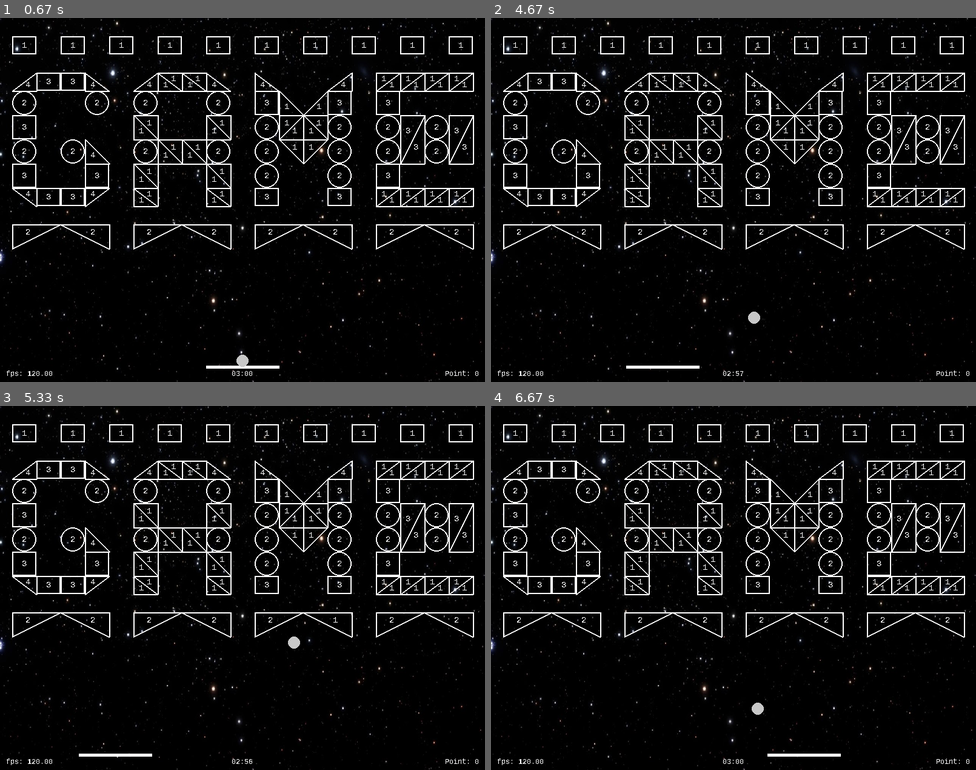
Above: before the commit, frames 1-4 (two rows, left to right).
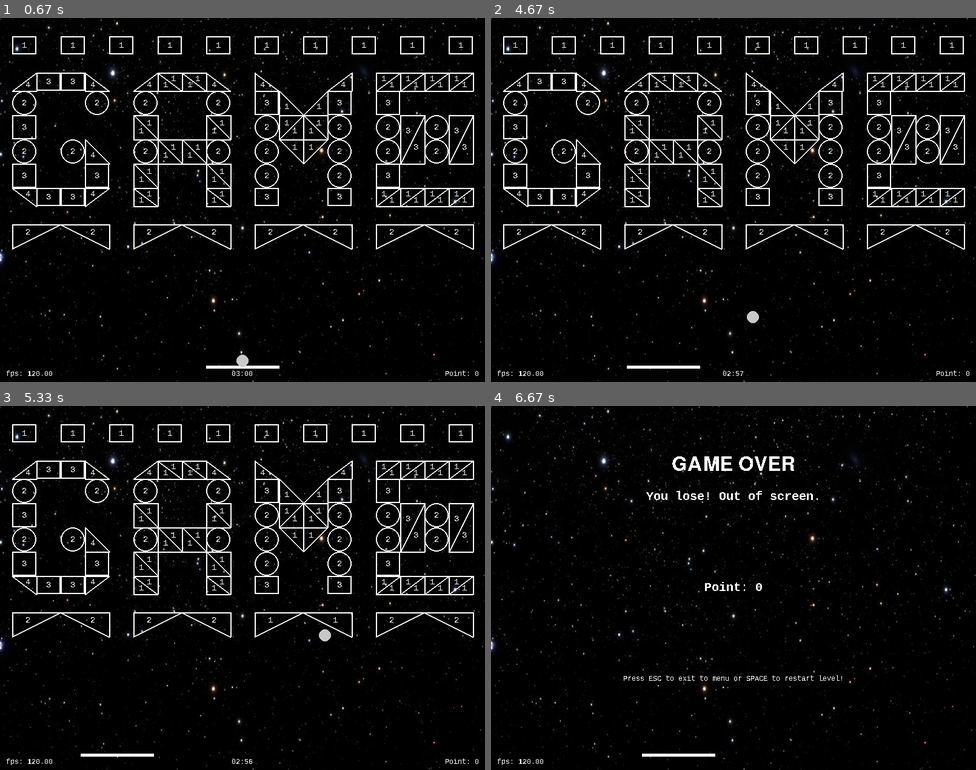
Above: after the commit, the same moments.

Repository: thanhson208s/brick-breaker-pygame
Game: pygame game, started from main.py
Same seed, same stepped clock (60 frames per second), same inputs: the game is played once before the commit and once after it.
Inputs:
- Up to frame 1 (0.67 s): tap Space at 0.33 s
- Up to frame 2 (4.67 s): tap Space at 0.67, 1.07, 1.37, 1.63, 1.93, 2.07, 2.37, 2.73, 3.03, 3.23, 3.53, 3.73, 4.03, 4.23, 4.53 s; hold Left 1-1.53 s; hold Left 1.57-1.97 s; hold Right 2-2.63 s; hold Left 2.67-3.13 s; hold Right 3.17-3.63 s; hold Right 3.67-4.13 s; hold Left from 4.17 s (still down)
- Up to frame 3 (5.33 s): release Left at 4.7 s; hold Left 4.73-5.13 s; tap Space at 4.8, 5.1, 5.23 s; hold Right from 5.17 s (still down)
- Up to frame 4 (6.67 s): tap Space at 5.53, 5.9, 6.2, 6.4 s; release Right at 5.8 s; hold Left 5.83-6.3 s; hold Right from 6.33 s (still down)

Frame 1 is identical in both runs. In frame 2, less than 0.1% of the frame differs, in the area x 27-56%, y 80-97%; in frame 3, 0.1%; in frame 4, 6.4%, in the area x 2-99%, y 5-99%.

Commit message:
update timer, more accurate physics, add game over desc

Diff:
--- a/main.py
+++ b/main.py
@@ -25,6 +25,7 @@
 # === Init all global data === #
 running = True
 curScene = constants.MENU_SCENE
+timer = 0
 # === Init all global data === #
 
 def showFps():
@@ -33,9 +34,12 @@
     screen.blit(label_fps, (10, config.HEIGHT - 20))
 
 def switchScene(scene):
-    global curScene
+    global curScene, timer
     curScene = scene
     soundManager.playSceneTransitionEffect()
+
+    if curScene == constants.GAME_SCENE:
+        timer = 0
 
 # === Menu Scene === #
 def drawMenuButton(text, p):
@@ -139,18 +143,30 @@
     label_time = fps_font.render((("" if m >= 10 else "0") + str(m)) + ":" + (("" if s >= 10 else "0") + str(s)), False, constants.WHITE)
     screen.blit(label_time, (config.WIDTH/2 - label_time.get_width()/2, config.HEIGHT - 20))
 
-def drawGameOver(point):
+def drawGameOver(point, state, isOutOfTime, isOutOfScreen):
     label_game_over = title_font.render('GAME OVER', False, constants.WHITE)
     screen.blit(label_game_over, (config.WIDTH/2 - label_game_over.get_width()/2, config.TITLE_Y))
 
     label_point = button_font.render("Point: " + str(point), False, constants.WHITE)
     screen.blit(label_point, (config.WIDTH/2 - label_point.get_width()/2, config.HEIGHT/2 - label_point.get_height()/2))
 
+    desc = ""
+    if state == GameManager.WIN:
+        desc = "You win!"
+    else:
+        desc = "You lose!"
+        if isOutOfTime:
+            desc += " Out of time."
+        if isOutOfScreen:
+            desc += " Out of screen."
+    label_desc = button_font.render(desc, False, constants.WHITE)
+    screen.blit(label_desc, (config.WIDTH/2 - label_desc.get_width()/2, config.HEIGHT * 1/4 - label_desc.get_height()/2))
+
     label_note = fps_font.render("Press ESC to exit to menu or SPACE to restart level!", False, constants.WHITE)
     screen.blit(label_note, (config.WIDTH/2 - label_note.get_width()/2, config.HEIGHT*3/4 - label_note.get_height()/2))
 
 def processGameScene():
-    global running, curScene
+    global running, curScene, timer
 
     # 1.hanle events
     for event in pygame.event.get():
@@ -171,7 +187,10 @@
                 gameManager.pauseGame()
 
     # 2. process data
-    gameManager.update(clock.get_time())
+    timer += clock.get_time()
+    while timer >= config.FRAME_TIME:
+        gameManager.update(config.FRAME_TIME)
+        timer -= config.FRAME_TIME
 
     # 3. update GUI
     if gameManager.state in [GameManager.READY, GameManager.RUN, GameManager.PAUSE]:
@@ -183,7 +202,7 @@
     elif gameManager.state == GameManager.WIN or gameManager.state == GameManager.LOSE:
         drawBar(gameManager.bar)
         drawBall(gameManager.ball)
-        drawGameOver(gameManager.point)
+        drawGameOver(gameManager.point, gameManager.state, gameManager.isOutOfTime(), gameManager.isOutOfScreen())
 # === Game Scene === #
 
 # === Control Scene === #
--- a/src/config.py
+++ b/src/config.py
@@ -24,6 +24,7 @@
 
 POINT_PER_HP = 5
 TOTAL_TIME = 180
+FRAME_TIME = 10
 
 ENABLE_CHEAT = False
 ENABLE_AUTO = False
--- a/src/gamedata.py
+++ b/src/gamedata.py
@@ -161,3 +161,9 @@
 
     def isRunning(self):
         return self.state == GameManager.RUN
+
+    def isOutOfTime(self):
+        return self.remainTime <= 0
+
+    def isOutOfScreen(self):
+        return self.ball.p.y - self.ball.radius > config.HEIGHT
